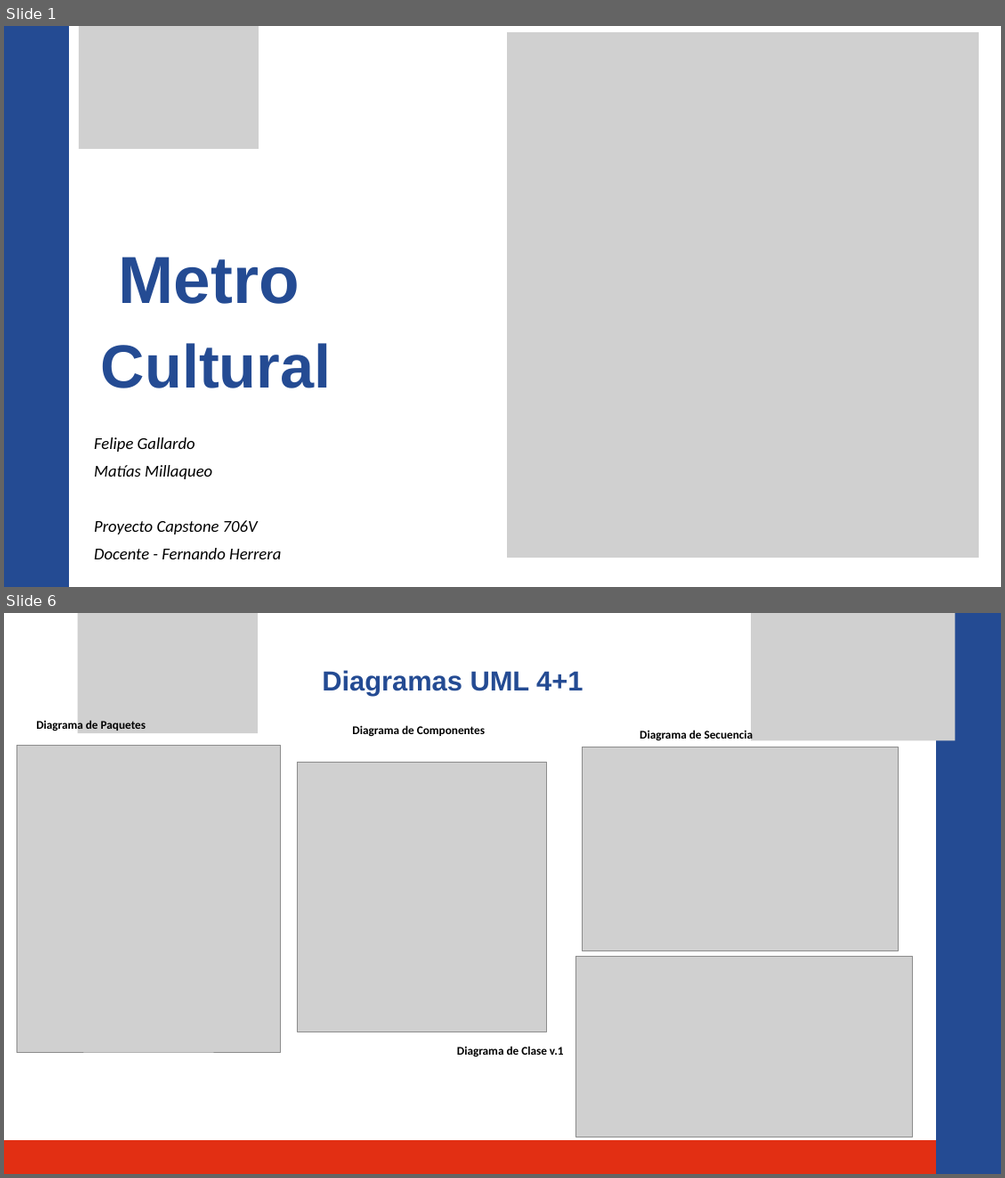
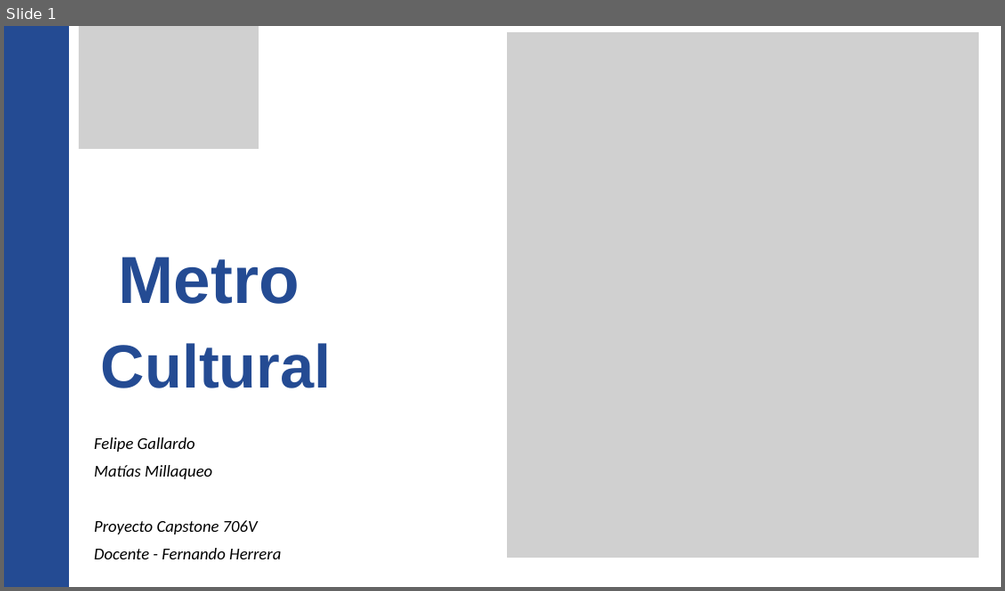
Before and after one commit to gh-Matias/Metro-Cultural, a slide deck: Fase 2/Avances/Metro Cultural 1.pptx. Shown one above the other, each under a label of ours: slides 1 and 6 before the commit, slide 1 after it; the slides between them are not shown. The pictures are 1005x1178 and 1005x591 pixels, drawn with LibreOffice and Linux fonts; fonts in the diff are those of the drawing; grey boxes stand for pictures. Boxes give left, top, right and bottom in pixels: in the first picture for what was removed or moved away, otherwise in the second. Text is boxed around its words. In the diff, an @@ line names an element or a change of style, - is before the commit and + after.

```diff
--- a/Fase 2/Avances/Metro Cultural 1.pptx
+++ b/Fase 2/Avances/Metro Cultural 1.pptx
@@ slide 6 removed at bbox=[4, 613, 1001, 1174], background #FFFFFF @@
@@ picture removed at bbox=[78, 613, 258, 733] @@
@@ picture removed at bbox=[751, 613, 955, 740] @@
@@ freeform shape removed at bbox=[936, 613, 1001, 1174] @@
@@ text removed at bbox=[322, 670, 582, 695] @@
-Diagramas UML 4+1
@@ text removed at bbox=[36, 719, 146, 732] @@
-Diagrama de Paquetes
@@ picture removed at bbox=[16, 745, 280, 1052] @@
@@ text removed at bbox=[352, 725, 485, 737] @@
-Diagrama de Componentes
@@ text removed at bbox=[639, 729, 753, 741] @@
-Diagrama de Secuencia
@@ picture removed at bbox=[297, 762, 546, 1031] @@
@@ picture removed at bbox=[582, 747, 898, 950] @@
@@ picture removed at bbox=[575, 957, 912, 1136] @@
@@ text removed at bbox=[457, 1046, 564, 1057] @@
-Diagrama de Clase v.1
@@ freeform shape removed at bbox=[4, 1140, 936, 1174] @@
```
Also in this commit, not shown: 1 slide changed, 9 slides added, 5 other slides removed.
